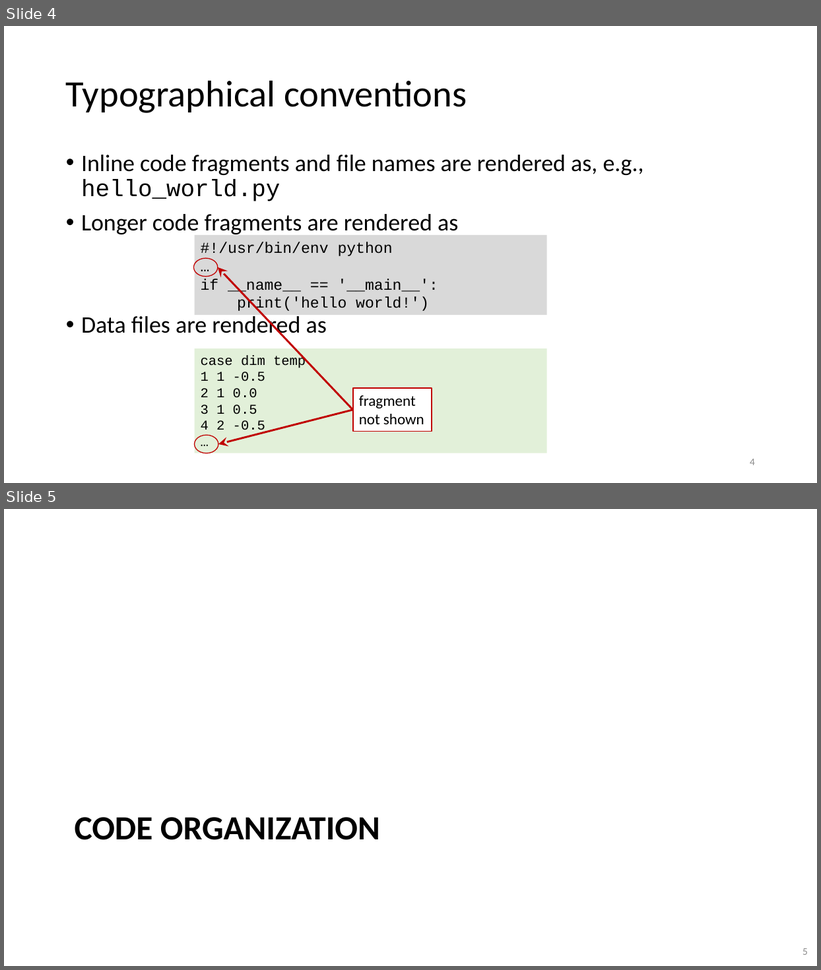
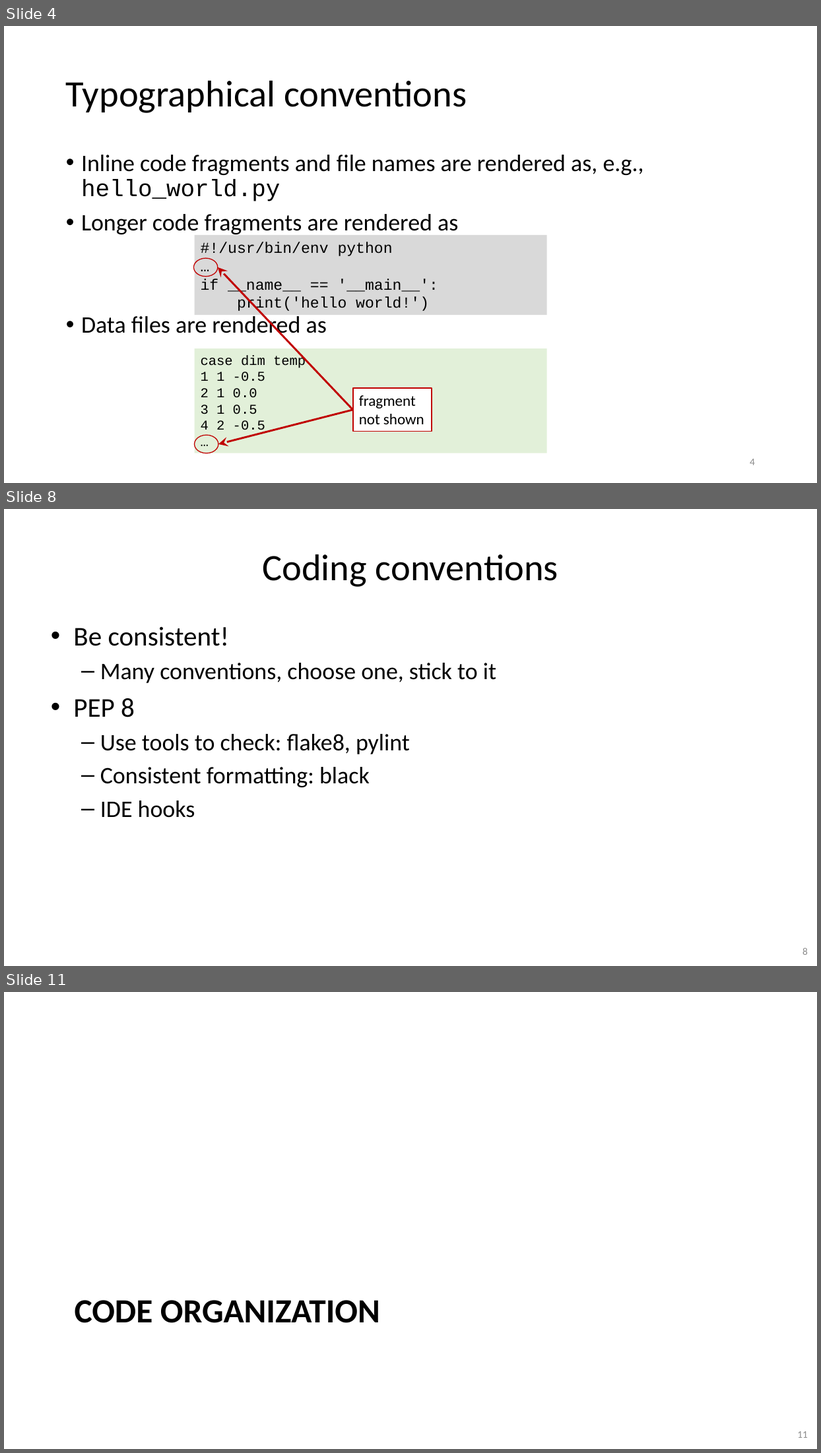
Before and after one commit to gjbex/Python-software-engineering, a slide deck: python_software_engineering.pptx. Shown one above the other, each under a label of ours: slides 4 and 5 before the commit, slides 4, 8 and 11 after it; the slides between them are not shown. The pictures are 821x970 and 821x1453 pixels, drawn with LibreOffice and Linux fonts; fonts in the diff are those of the drawing. Boxes give left, top, right and bottom in pixels: in the first picture for what was removed or moved away, otherwise in the second. Text is boxed around its words. In the diff, an @@ line names an element or a change of style, - is before the commit and + after.

```diff
--- a/python_software_engineering.pptx
+++ b/python_software_engineering.pptx
@@ slide 8 added at box(4, 509, 817, 966), background #FFFFFF @@
@@ title added at box(262, 554, 558, 587), 44 pt, text #000000 @@
+Coding conventions
@@ text added at box(73, 626, 496, 818), 28 pt, text #000000 @@
+• Be consistent!
+  – Many conventions, choose one, stick to it
+• PEP 8
+  – Use tools to check: flake8, pylint
+  – Consistent formatting: black
+  – IDE hooks
@@ page number added at box(803, 948, 808, 955), 12 pt, text #8C8C8C @@
+8
@@ what was slide 5 is now slide 11 @@
@@ page number at box(797, 1432, 808, 1438): text changed @@
-5
+11
```
Also in this commit, not shown: 3 slides changed, 6 other slides added.
